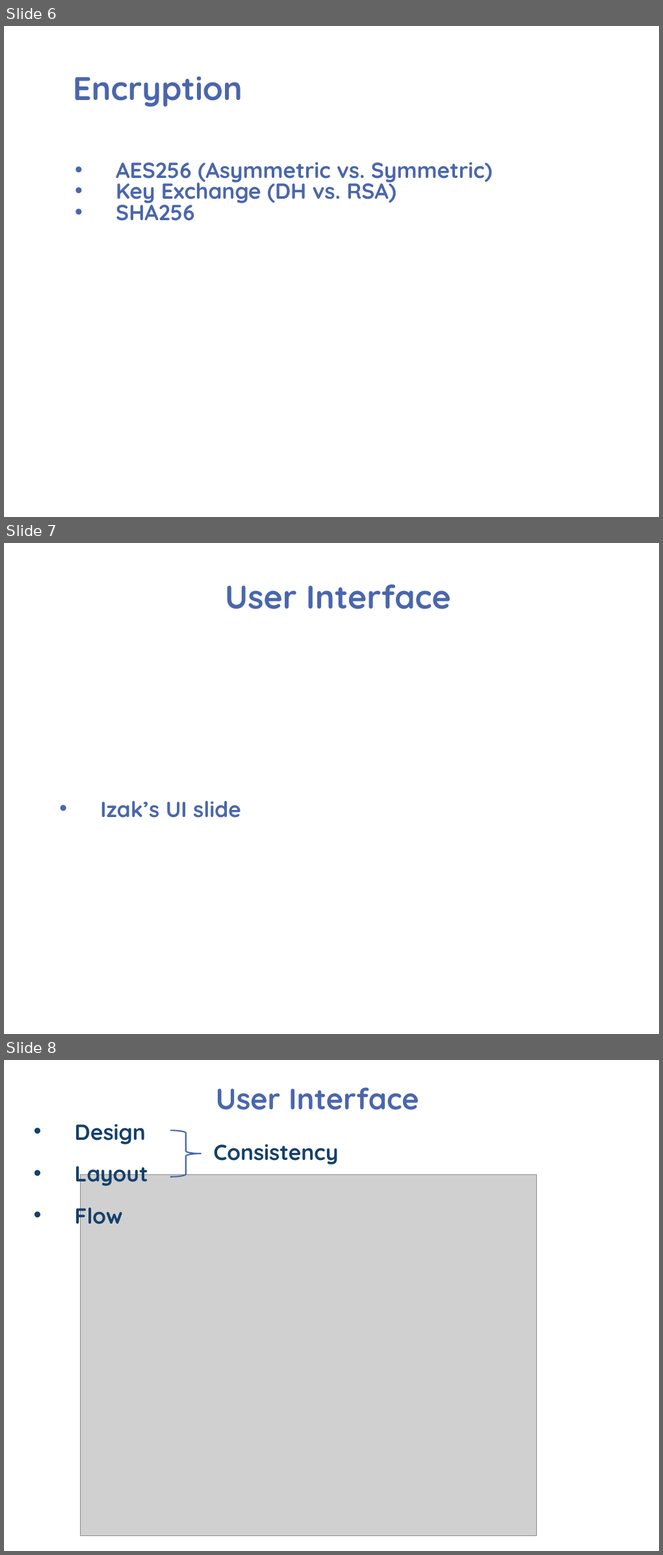
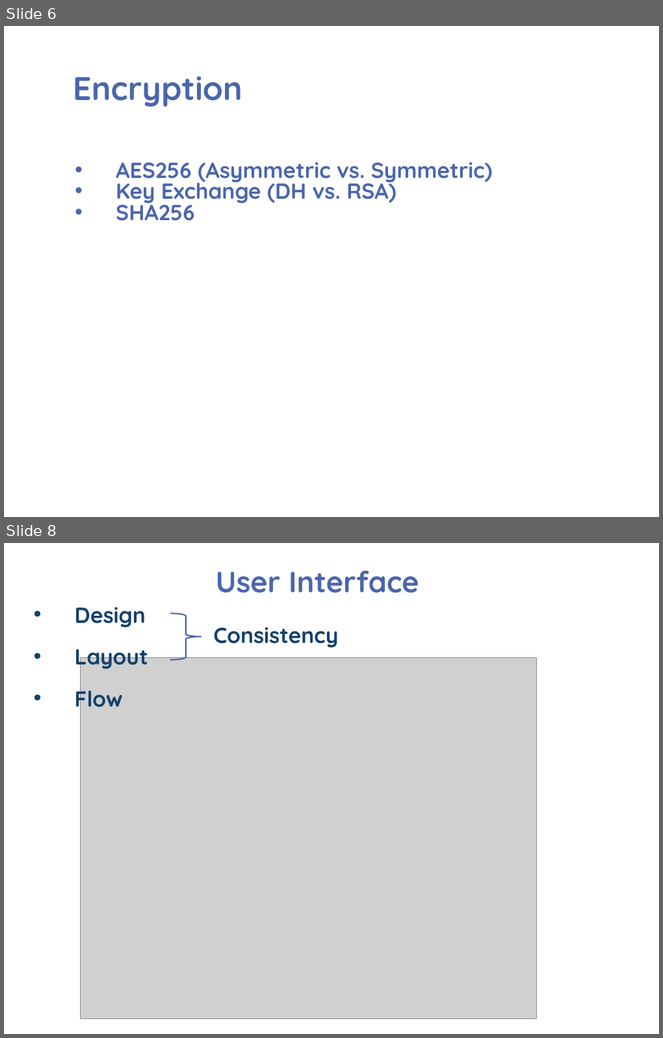
Before and after one commit to psengelke/linphone-android-group-chat, a slide deck: Project Documentation/Demos/Demo 03/Demo 03.pptx. Shown one above the other, each under a label of ours: slides 6, 7 and 8 before the commit, slides 6 and 8 after it; the slides between them are not shown. The pictures are 663x1555 and 663x1038 pixels, drawn with LibreOffice and Linux fonts; fonts in the diff are those of the drawing; grey boxes stand for pictures; background and template pictures are left out. Boxes give left, top, right and bottom in pixels: in the first picture for what was removed or moved away, otherwise in the second. Text is boxed around its words. In the diff, an @@ line names an element or a change of style, - is before the commit and + after.

```diff
--- a/Project Documentation/Demos/Demo 03/Demo 03.pptx
+++ b/Project Documentation/Demos/Demo 03/Demo 03.pptx
@@ slide 7 removed at [4, 543, 659, 1034], background picture (left out) @@
@@ title removed at [225, 584, 451, 609] @@
-User Interface
@@ text removed at [100, 801, 241, 818] @@
-• Izak’s UI slide
```
Also in this commit, not shown: 1 slide added, 1 other file.
